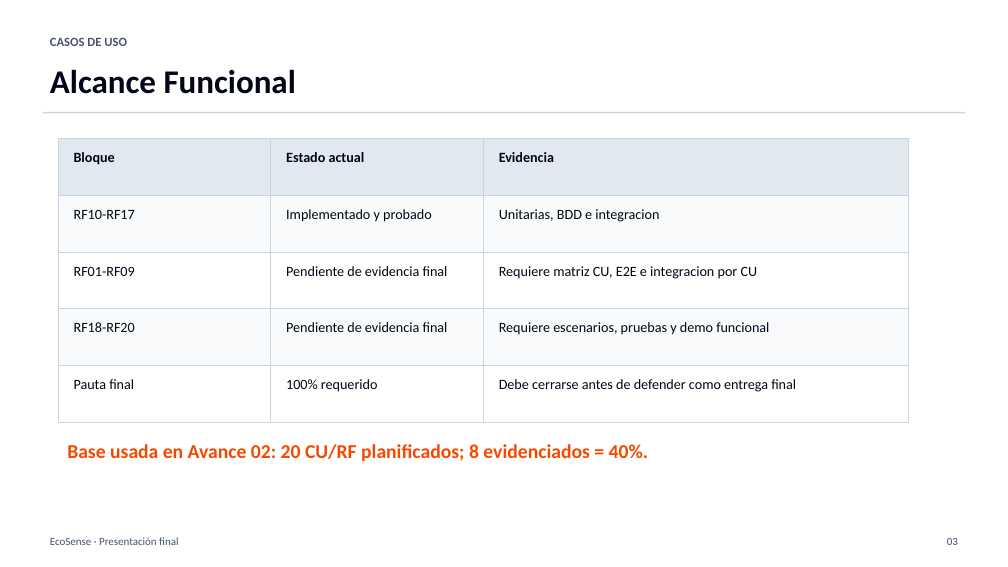
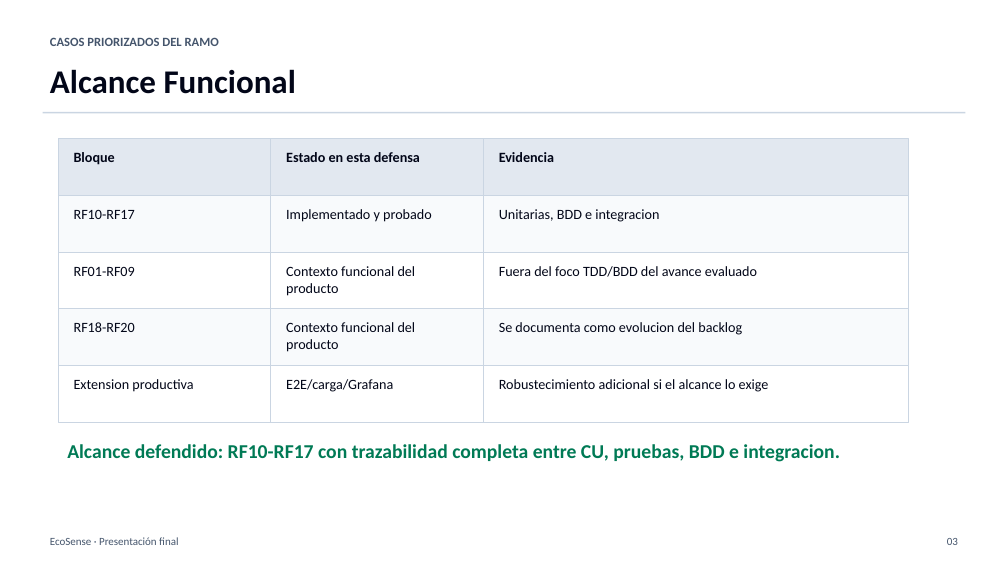
Before and after one commit to Billyflin/UfroSustentableApp, a slide deck: slide 3 of docs/presentacion-final-ecosense.pptx. Drawn at 1008x567 pixels with LibreOffice and Linux fonts; fonts in the diff are those of the drawing. Boxes give left, top, right and bottom in pixels: in the first picture for what was removed or moved away, otherwise in the second. Text is boxed around its words. In the diff, an @@ line names an element or a change of style, - is before the commit and + after.

```diff
--- a/docs/presentacion-final-ecosense.pptx
+++ b/docs/presentacion-final-ecosense.pptx
@@ text at (x1=50, y1=37, x2=219, y2=46): text changed @@
-CASOS DE USO
+CASOS PRIORIZADOS DEL RAMO
@@ text at (x1=286, y1=152, x2=420, y2=162): text changed @@
-Estado actual
+Estado en esta defensa
@@ text at (x1=286, y1=266, x2=416, y2=296): text changed @@
-Pendiente de evidencia final
+Contexto funcional del producto
@@ text at (x1=499, y1=266, x2=757, y2=277): text changed @@
-Requiere matriz CU, E2E e integracion por CU
+Fuera del foco TDD/BDD del avance evaluado
@@ text at (x1=286, y1=322, x2=416, y2=352): text changed @@
-Pendiente de evidencia final
+Contexto funcional del producto
@@ text at (x1=499, y1=322, x2=742, y2=335): text changed @@
-Requiere escenarios, pruebas y demo funcional
+Se documenta como evolucion del backlog
@@ text at (x1=74, y1=379, x2=193, y2=392): text changed @@
-Pauta final
+Extension productiva
@@ text at (x1=286, y1=379, x2=393, y2=392): text changed @@
-100% requerido
+E2E/carga/Grafana
@@ text at (x1=499, y1=379, x2=769, y2=392): text changed @@
-Debe cerrarse antes de defender como entrega final
+Robustecimiento adicional si el alcance lo exige
@@ text at (x1=67, y1=444, x2=840, y2=462): text changed; text colour #F54900 to #007A55 @@
-Base usada en Avance 02: 20 CU/RF planificados; 8 evidenciados = 40%.
+Alcance defendido: RF10-RF17 con trazabilidad completa entre CU, pruebas, BDD e integracion.
```
Also in this commit, not shown: 9 other slides changed, 1 other file.
